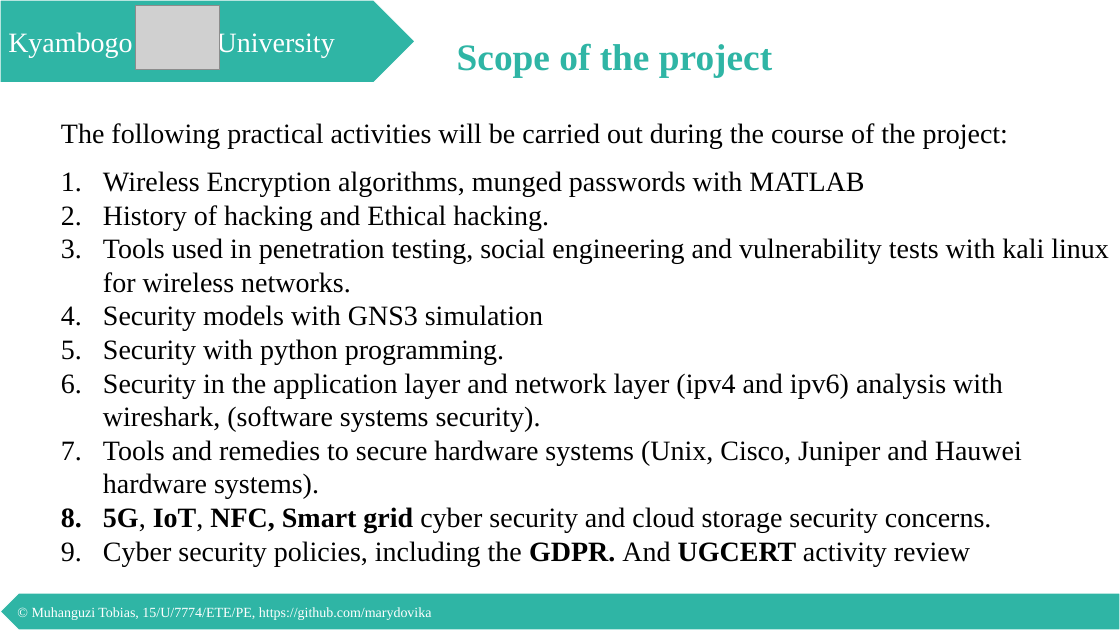
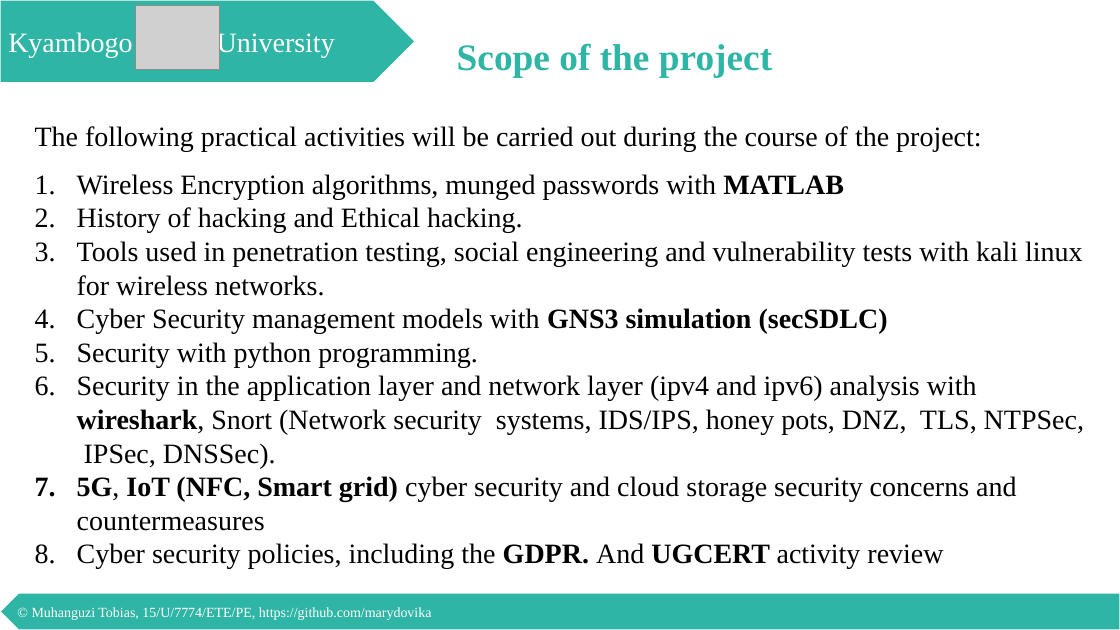
Before and after one commit to marydovika/Cyber-Security-Project-for-5G-IoT-Cloud-NFC, a slide deck: slide 15 of presentations/proposalPresentation.pptx. Drawn at 1120x630 pixels with LibreOffice and Linux fonts; fonts in the diff are those of the drawing; grey boxes stand for pictures. Boxes give left, top, right and bottom in pixels: in the first picture for what was removed or moved away, otherwise in the second. Text is boxed around its words. In the diff, an @@ line names an element or a change of style, - is before the commit and + after.

```diff
--- a/presentations/proposalPresentation.pptx
+++ b/presentations/proposalPresentation.pptx
@@ text "The following practical activities will ...": place and size @@
-text "The following practical activities will ..." at [61, 123, 1109, 566]
+text "The following practical activities will ..." at [35, 126, 1084, 569]
@@ text at [77, 174, 844, 199]: bold on in "MATLAB" @@
@@ text at [77, 308, 888, 334]: text changed @@
-4. Security models with GNS3 simulation
+4. Cyber Security management models with GNS3 simulation (secSDLC)
@@ text at [77, 375, 1084, 531]: text changed @@
-6. Security in the application layer and network layer (ipv4 and ipv6) analysis with wireshark, (software systems security).
-7. Tools and remedies to secure hardware systems (Unix, Cisco, Juniper and Hauwei hardware systems).
-8. 5G, IoT, NFC, Smart grid cyber security and cloud storage security concerns.
+6. Security in the application layer and network layer (ipv4 and ipv6) analysis with wireshark, Snort (Network security systems, IDS/IPS, honey pots, DNZ, TLS, NTPSec, IPSec, DNSSec).
+7. 5G, IoT (NFC, Smart grid) cyber security and cloud storage security concerns and countermeasures
```
Also in this commit, not shown: 26 other slides changed.
